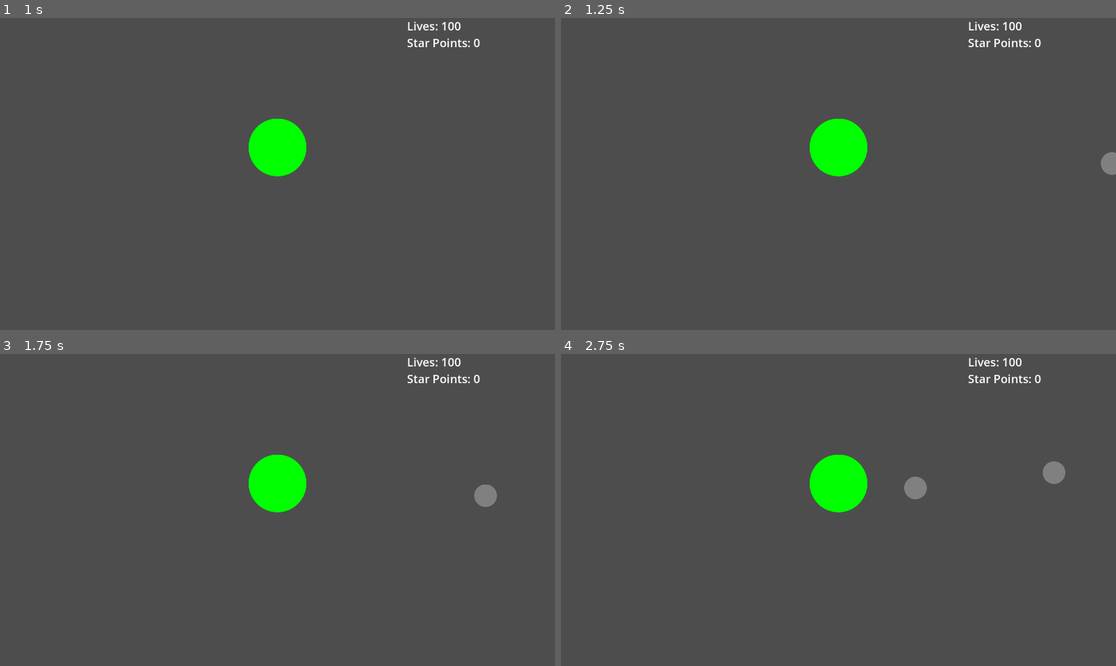
Above: before the commit, frames 1-4 (two rows, left to right).
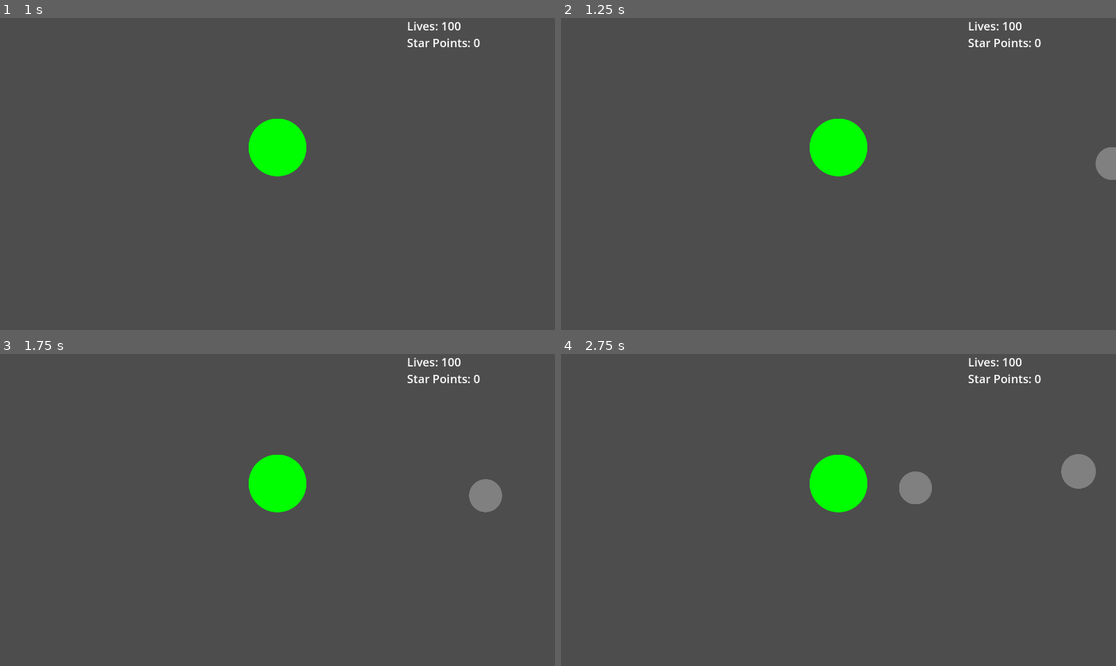
Above: after the commit, the same moments.

Repository: Paracosms/uni-jam
Game: Godot game, scene res://scenes/main.tscn
Same seed, same stepped clock (60 frames per second), same inputs: the game is played once before the commit and once after it.
Inputs (mouse positions are in pixels of both pictures, inside the frame that each line leads up to):
- Up to frame 1 (1 s): tap Enter at 0.5 s; move the mouse to (399, 158) at 0.52 s; click (399, 158) at 0.67 s
- Up to frame 2 (1.25 s): no input
- Up to frame 3 (1.75 s): move the mouse to (549, 500) at 1.27 s; click (549, 500) at 1.42 s
- Up to frame 4 (2.75 s): move the mouse to (894, 441) at 2.02 s; click (894, 441) at 2.17 s

Frame 1 is identical in both runs. In frame 2, 0.2% of the frame differs, in the area x 96-100%, y 41-52%; in frame 3, 0.3%; in frame 4, 1.0%, in the area x 60-97%, y 32-49%.

Commit message:
Add meteor shower event and adjust asteroid properties
Introduced a meteor shower mechanic in main.gd, spawning multiple asteroids at intervals. Increased asteroid collision shape radius and set collision_layer to 0 in asteroid.tscn for improved collision handling.

Diff:
--- a/scenes/asteroid.tscn
+++ b/scenes/asteroid.tscn
@@ -7,9 +7,10 @@
 radius = 40.0
 
 [sub_resource type="CircleShape2D" id="CircleShape2D_6mo6b"]
-radius = 40.0
+radius = 48.0
 
 [node name="Asteroid" type="CharacterBody2D"]
+collision_layer = 0
 script = ExtResource("1_6mo6b")
 
 [node name="CollisionShape2D" type="CollisionShape2D" parent="."]
--- a/scripts/main.gd
+++ b/scripts/main.gd
@@ -4,6 +4,8 @@
 
 
 var spawn_timer := Timer.new()
+
+var meteorShower_timer := Timer.new()
 
 func get_offscreen_position() -> Vector2: # I still dont know what a vector2 is
 	var screen_size = get_viewport().get_visible_rect().size
@@ -28,11 +30,21 @@
 
 func _ready():
 	randomize() # Create random seed i think?
+
+	### CONSTANT METEOR SPAWNING LOGIC ###
 	spawn_timer.wait_time = 1  # Delay, i tried to make it an exported variable but it didnt work :(
 	spawn_timer.one_shot = false
 	spawn_timer.connect("timeout", Callable(self, "spawn_asteroid")) # I think this makes it run when the time is up
 	add_child(spawn_timer)
 	spawn_timer.start()
+
+	### OCCASIONAL METEOR SHOWER LOGIC ###
+
+	meteorShower_timer.wait_time = 10
+	meteorShower_timer.one_shot = false
+	meteorShower_timer.connect("timeout", Callable(self, "tryMeteorShower"))
+	add_child(meteorShower_timer)
+	meteorShower_timer.start()
 
 func spawn_asteroid():
 	var asteroid = asteroid_scene.instantiate()
@@ -40,9 +52,26 @@
 	# Asteroid spawning logic
 	asteroid.global_position = get_offscreen_position() # Location off-screen
 	asteroid.speed = randf_range(100,500) # Random speed
+	asteroid.scale = Vector2.ONE * randf_range(0.5,1.7)
 
 	# Thank you stack overflow for whatever this means
 	var earth_node = get_node("Earth")
 	asteroid.earth = earth_node
 
 	add_child(asteroid)
+
+func tryMeteorShower():
+	# Multiply this number by 10 to get expected number of seconds inbetween meteor shower
+	var chance = randi() % 26
+
+	if chance == 1:
+		print("\n\nMeteor Shower!\n\n")
+		spawn_timer.paused = true
+		meteorShower_timer.paused = true
+		for n in range(11): # n = number of asteroids minus 1
+			spawn_asteroid()
+			await get_tree().create_timer(0.2).timeout # Wait for 0.2 seconds
+		spawn_timer.paused = false
+		meteorShower_timer.paused = false
+	else:
+		print("\nMeteor Failed\n")
